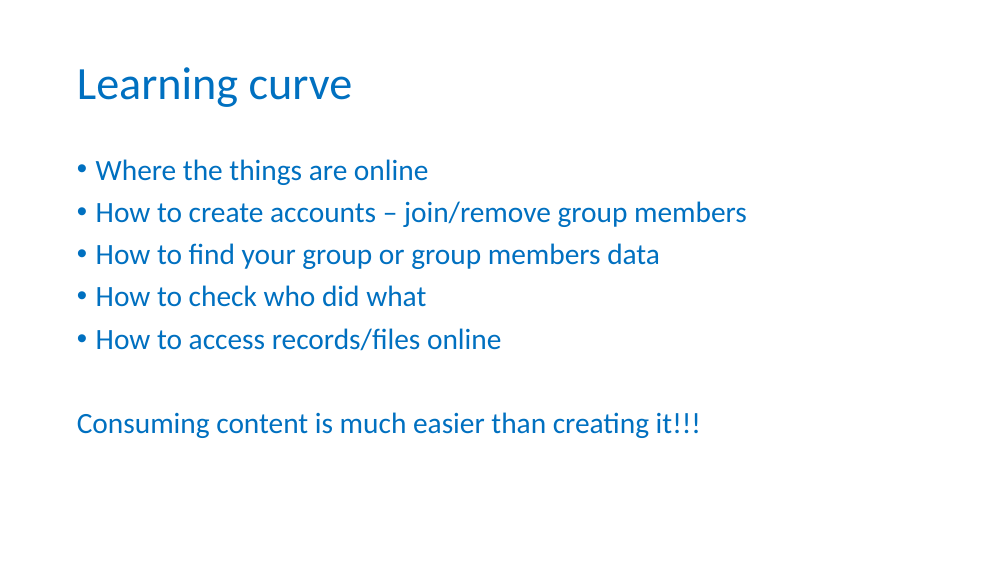
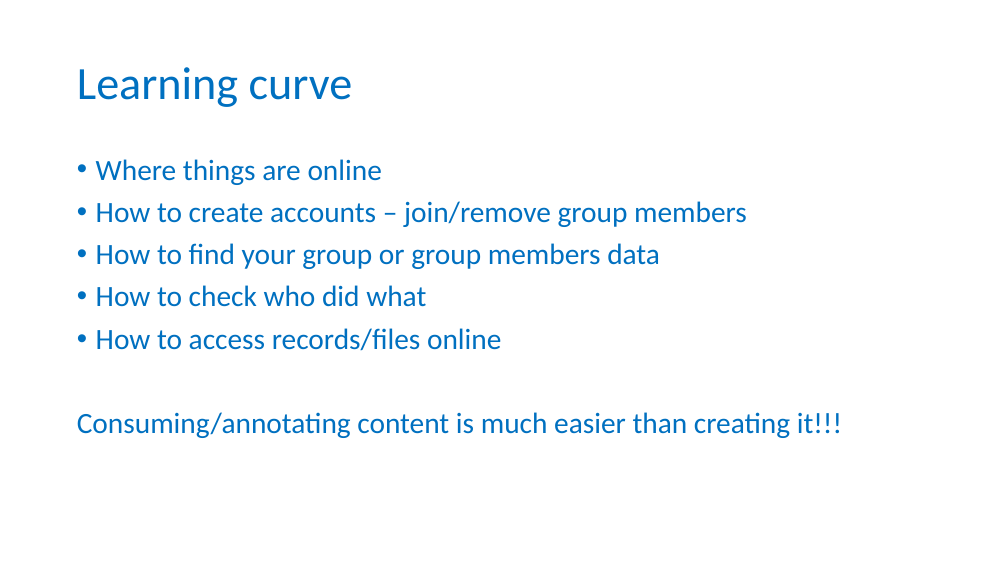
Before and after one commit to tobyhodges/probable-enigma, a slide deck: slide 13 of instructors/03-Tools_for_overlords.pptx (slide 12 before the commit). Drawn at 1008x567 pixels with LibreOffice and Linux fonts; fonts in the diff are those of the drawing; background and template pictures are left out. Boxes give left, top, right and bottom in pixels: in the first picture for what was removed or moved away, otherwise in the second. Text is boxed around its words. In the diff, an @@ line names an element or a change of style, - is before the commit and + after.

```diff
--- a/instructors/03-Tools_for_overlords.pptx
+++ b/instructors/03-Tools_for_overlords.pptx
@@ text at bbox=[96, 159, 382, 185]: text changed @@
-• Where the things are online
+• Where things are online
@@ text at bbox=[77, 412, 842, 438]: text changed @@
-Consuming content is much easier than creating it!!!
+Consuming/annotating content is much easier than creating it!!!
```
Also in this commit, not shown: 2 other slides changed, 1 slide added, 5 other files.
